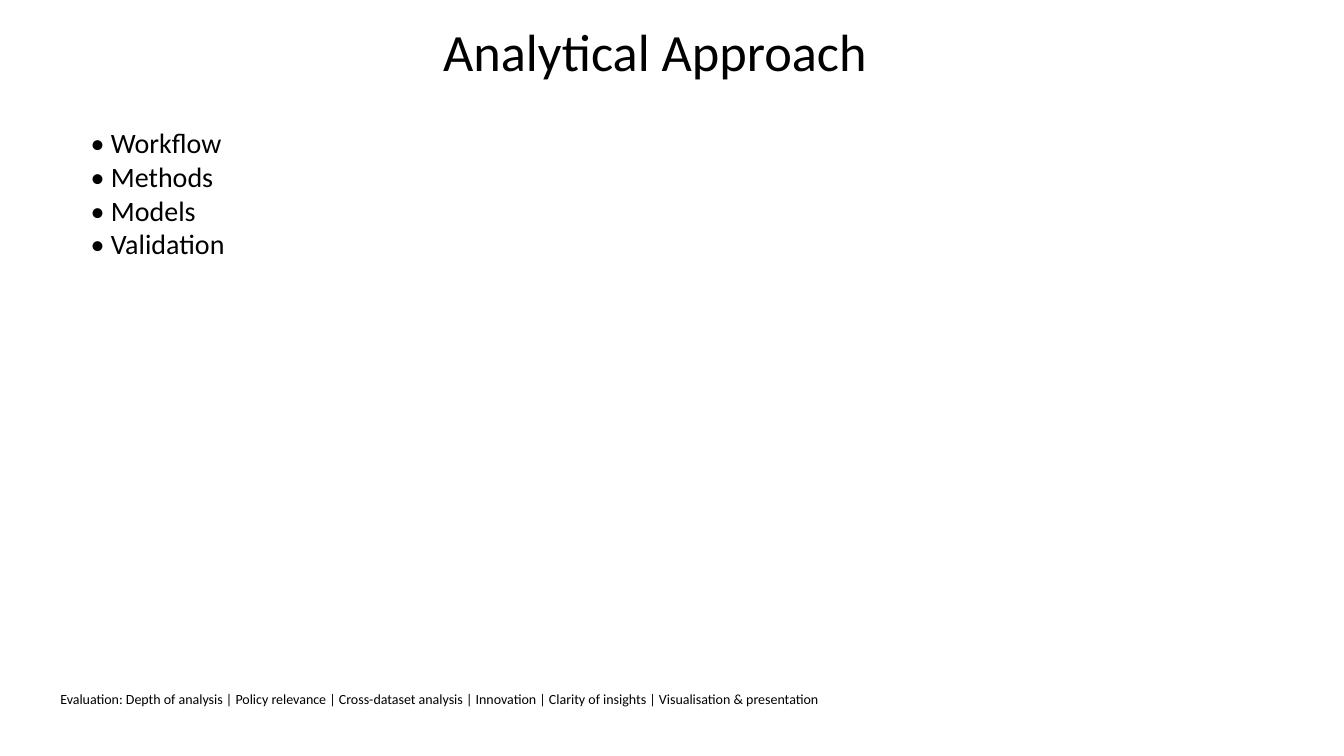
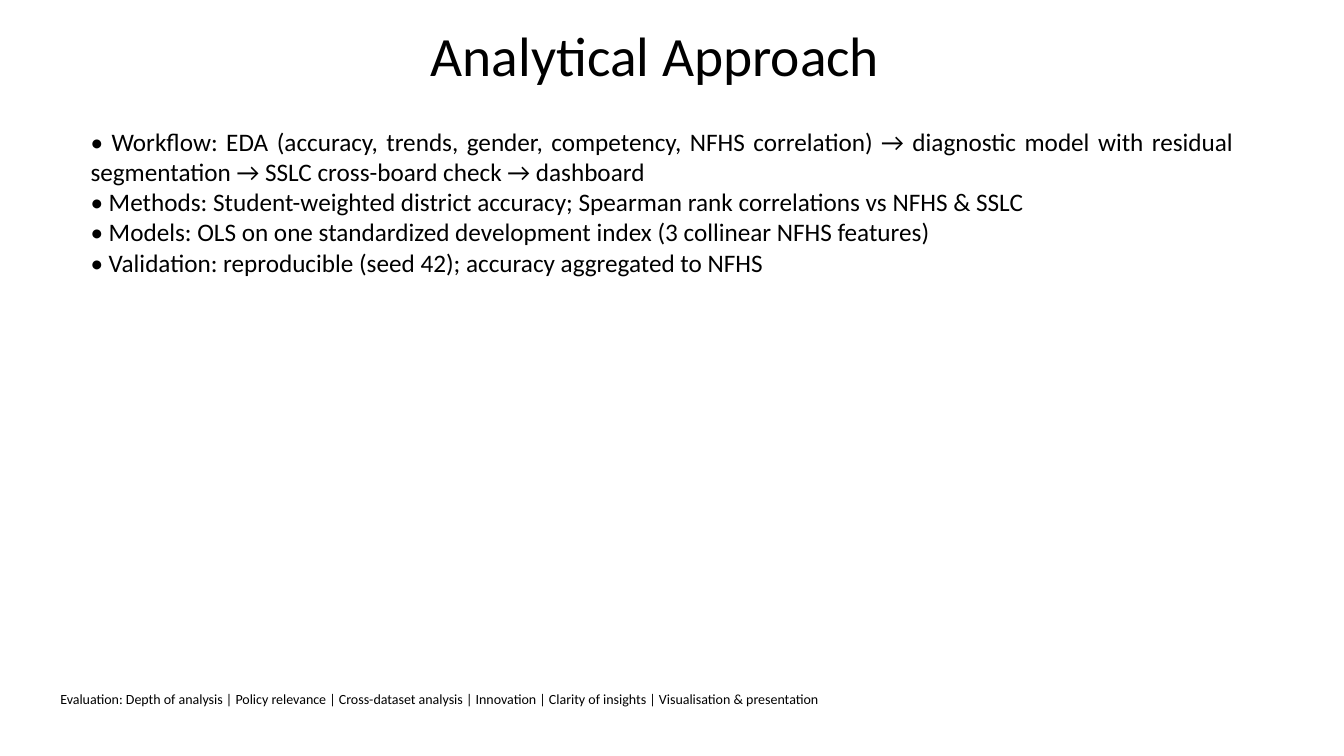
Before and after one commit to shreyassks/EduMiners, a slide deck: slide 4 of slides.pptx. Drawn at 1344x756 pixels with LibreOffice and Linux fonts; fonts in the diff are those of the drawing. Boxes give left, top, right and bottom in pixels: in the first picture for what was removed or moved away, otherwise in the second. Text is boxed around its words. In the diff, an @@ line names an element or a change of style, - is before the commit and + after.

```diff
--- a/slides.pptx
+++ b/slides.pptx
@@ title "Analytical Approach" at box(431, 37, 879, 85): size 37.4 to 39.6 pt; line spacing 0.8 to 1 @@
@@ text at box(91, 132, 1233, 277): text changed; size 20 to 18 pt @@
-• Workflow
-• Methods
-• Models
-• Validation
+• Workflow: EDA (accuracy, trends, gender, competency, NFHS correlation) → diagnostic model with residual segmentation → SSLC cross-board check → dashboard
+• Methods: Student-weighted district accuracy; Spearman rank correlations vs NFHS & SSLC
+• Models: OLS on one standardized development index (3 collinear NFHS features)
+• Validation: reproducible (seed 42); accuracy aggregated to NFHS
```
Also in this commit, not shown: 10 other slides changed, 25 other files.
